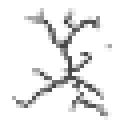
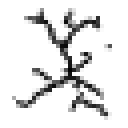
Revision of a layered (128, 128) image; what changed, layer by layer:
"Layer 3": opacity 50% → 100% over [16, 8, 112, 120]
